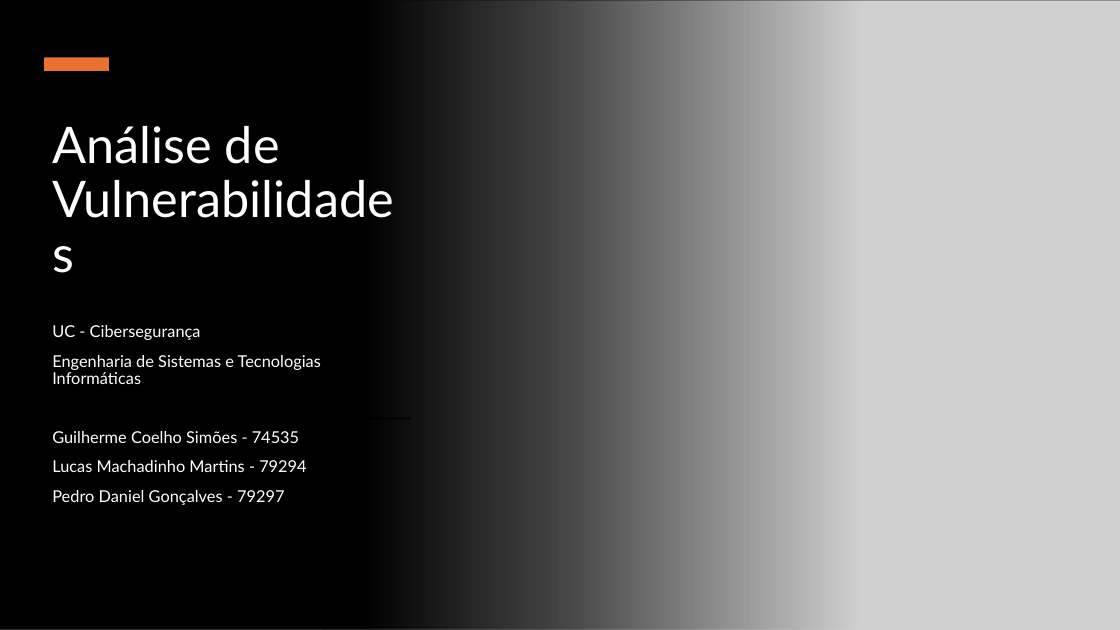
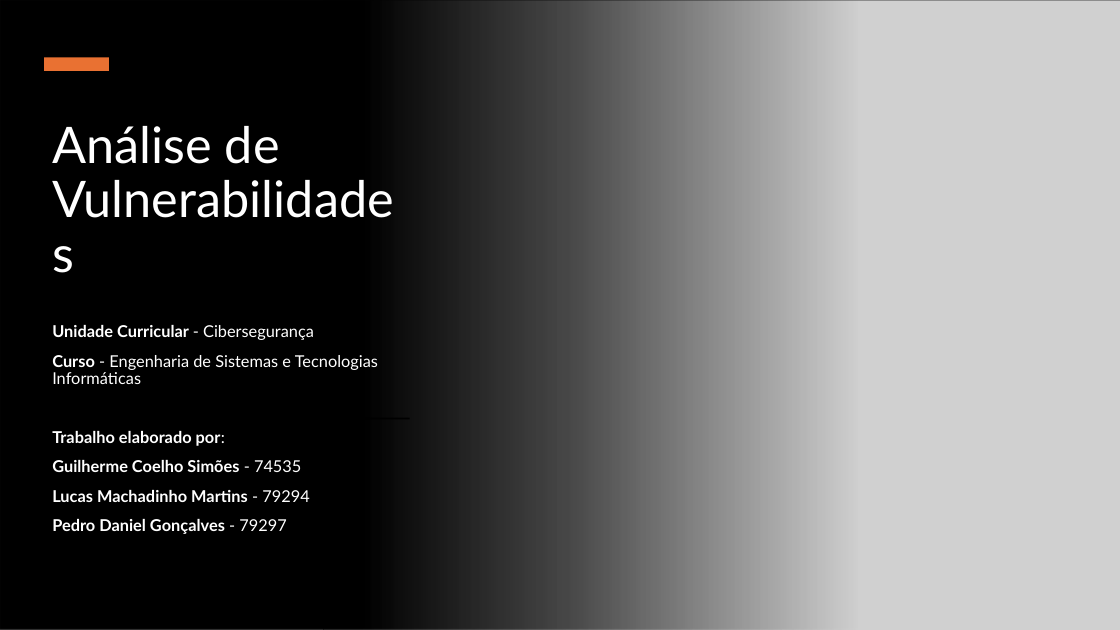
Before and after one commit to ATMD4/CiberWork, a slide deck: slide 1 of Análise de Vulnerabilidades.pptx. Drawn at 1120x630 pixels with LibreOffice and Linux fonts; fonts in the diff are those of the drawing; grey boxes stand for pictures. Boxes give left, top, right and bottom in pixels: in the first picture for what was removed or moved away, otherwise in the second. Text is boxed around its words. In the diff, an @@ line names an element or a change of style, - is before the commit and + after.

```diff
--- a/Análise de Vulnerabilidades.pptx
+++ b/Análise de Vulnerabilidades.pptx
@@ subtitle at (52,325,378,446): text changed @@
-UC - Cibersegurança
-Engenharia de Sistemas e Tecnologias Informáticas
+Unidade Curricular - Cibersegurança
+Curso - Engenharia de Sistemas e Tecnologias Informáticas
+Trabalho elaborado por:
@@ subtitle at (52,460,309,534): bold on in "Guilherme Coelho Simões", "Lucas Machadinho Martins", "Pedro Daniel Gonçalves" @@
```
Also in this commit, not shown: 4 other slides changed, 5 slides added, 2 slides removed.
